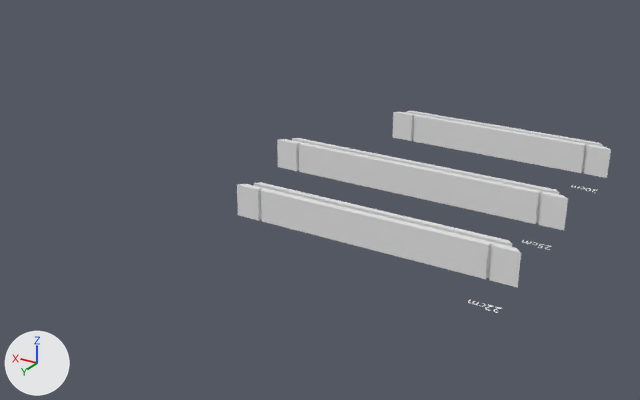
Two versions of the Blender file Stage/9Maart/Assets/Lock/Lock.blend, one commit apart.
Rendered twice from a camera (50 mm lens) standing at (-14.8, 69.4, 27.6) and looking at (21.9, 8.2, -3.0). Every picture has the same lights, and +X, +Y and +Z are marked at lower left. The older version comes first. Mesh edges are drawn as thin lines on the coarser meshes.
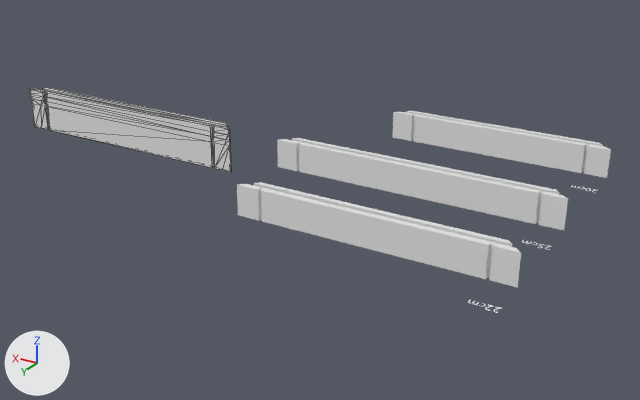
Pixel boxes [x1, y1, x2, y2] of what changed, in the pictures (640 x 400 px):
'Lock_25cm_4cm_hoog', added: after [29, 88, 231, 172]

Edits to the bpy script that builds the scene:
```text
Add me_lock_25cm_4cm_hoog:
    me_lock_25cm_4cm_hoog.from_pydata(...)  # 94 vertices, 184 faces; spans x 0.1..25.1, y 8.0..10.0, z -1.5..2.5
Add ob_lock_25cm_4cm_hoog:
    ob_lock_25cm_4cm_hoog = bpy.data.objects.new('Lock_25cm_4cm_hoog', me_lock_25cm_4cm_hoog)
    ob_lock_25cm_4cm_hoog.location = (30.0, 0.0, 0.0)
```
